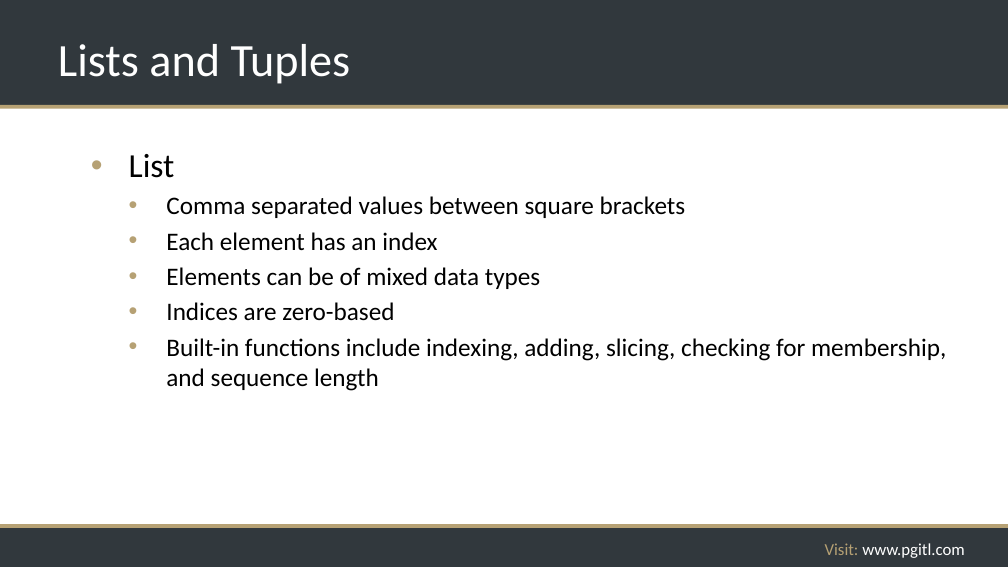
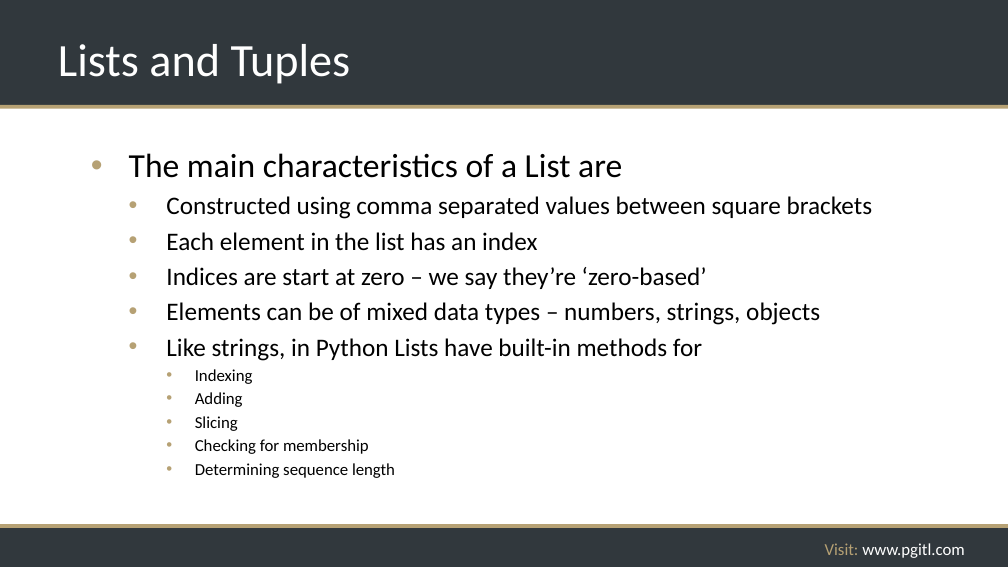
Before and after one commit to rikkouri/project-a, a slide deck: slide 78 of Programming Foundations.pptx (slide 76 before the commit). Drawn at 1008x567 pixels with LibreOffice and Linux fonts; fonts in the diff are those of the drawing; background and template pictures are left out. Boxes give left, top, right and bottom in pixels: in the first picture for what was removed or moved away, otherwise in the second. Text is boxed around its words. In the diff, an @@ line names an element or a change of style, - is before the commit and + after.

```diff
--- a/Programming Foundations.pptx
+++ b/Programming Foundations.pptx
@@ text at bbox=[129, 153, 873, 478]: text changed @@
-• List
-  • Comma separated values between square brackets
-  • Each element has an index
-  • Elements can be of mixed data types
-  • Indices are zero-based
-  • Built-in functions include indexing, adding, slicing, checking for membership, and sequence length
+• The main characteristics of a List are
+  • Constructed using comma separated values between square brackets
+  • Each element in the list has an index
+  • Indices are start at zero – we say they’re ‘zero-based’
+  • Elements can be of mixed data types – numbers, strings, objects
+  • Like strings, in Python Lists have built-in methods for
+    • Indexing
+    • Adding
+    • Slicing
+    • Checking for membership
+    • Determining sequence length
```
Also in this commit, not shown: 2 other slides changed, 2 slides added.
